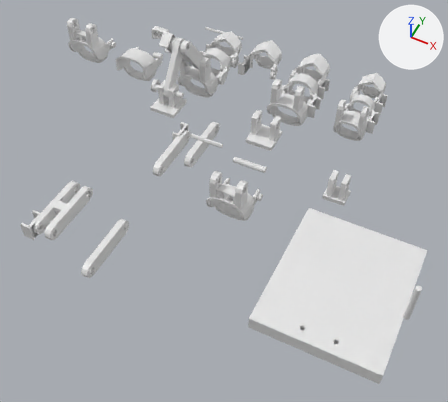
The Blender file glove_mutant.blend as it was, and as the next commit left it.
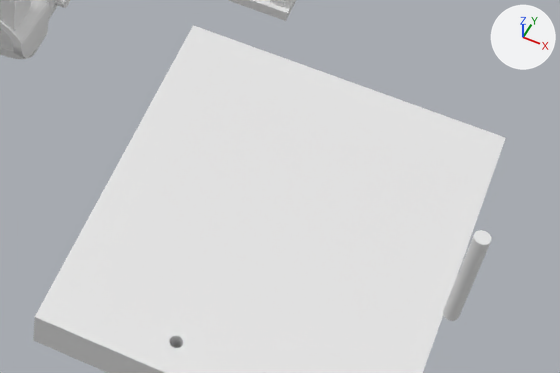
Each version appears first whole from a camera (50 mm lens) standing at (20.16, -38.23, 30.95) and looking at (7.35, -12.61, -1.08), and next in a close-up on the part from 53% to 100% of the width and 49% to 85% of the height. Lighting does not change. The marker at upper right points along +X, +Y and +Z.

The first close-up shows 'BackGlove.001', 'Cube.002', 'Cylinder.001', 'Platform.006'.
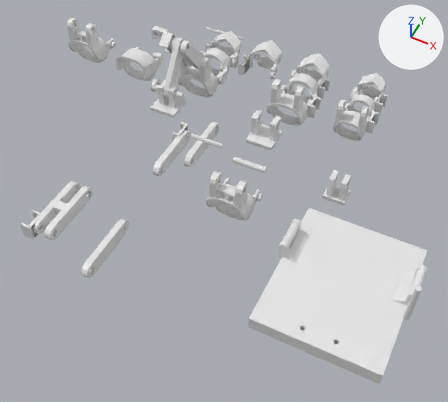
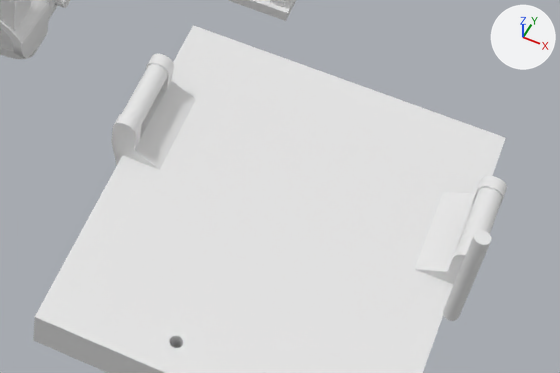
Commit message: velcro holder

Patch to the scene script:
```diff
--- a/glove_mutant.blend.py
+++ b/glove_mutant.blend.py
@@ me_cube_010 @@
 # used by ob_cube_002; location = (17.03, -17.32, -0.6); scale = (0.02, 0.035, 0.005)
-me_cube_010.from_pydata(...)  # 164 vertices, 104 faces; spans x -199.0..197.0, y -100.0..169.0, z -100.0..100.0
+me_cube_010.from_pydata(...)  # 516 vertices, 304 faces; spans x -215.0..215.0, y -100.0..169.0, z -100.0..335.0
+# me_cube_010 part 1: a new loose piece, a 32-sided cylinder along y spanning x -213.0..-187.0, y 40.0..103.0, z 221.0..327.0
+# me_cube_010 part 2: a new loose piece, a 32-sided cylinder along y spanning x 187.0..213.0, y 40.0..103.0, z 221.0..327.0
+# me_cube_010 part 3: a new loose piece of 112 vertices spanning x -215.0..-153.0, y 39.0..106.0, z -96.0..335.0
+# me_cube_010 part 4: a new loose piece of 112 vertices spanning x 153.0..215.0, y 39.0..106.0, z -96.0..335.0
```

Where the change shows, as pixel boxes (x1, y1, x2, y2) in the close-ups (560 x 373 px):
'Cube.002', reshaped: before (33, 25, 506, 373); after (33, 25, 507, 373)
part 1 of me_cube_010, added: after (122, 64, 168, 125)
part 2 of me_cube_010, added: after (459, 188, 502, 245)
part 3 of me_cube_010, added: after (111, 54, 196, 170)
part 4 of me_cube_010, added: after (415, 176, 507, 285)
